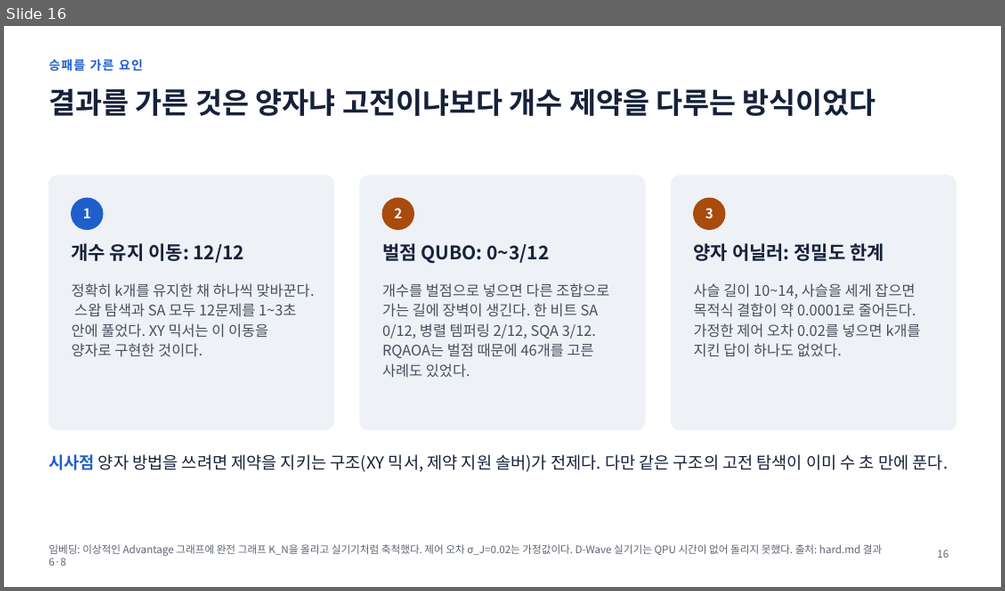
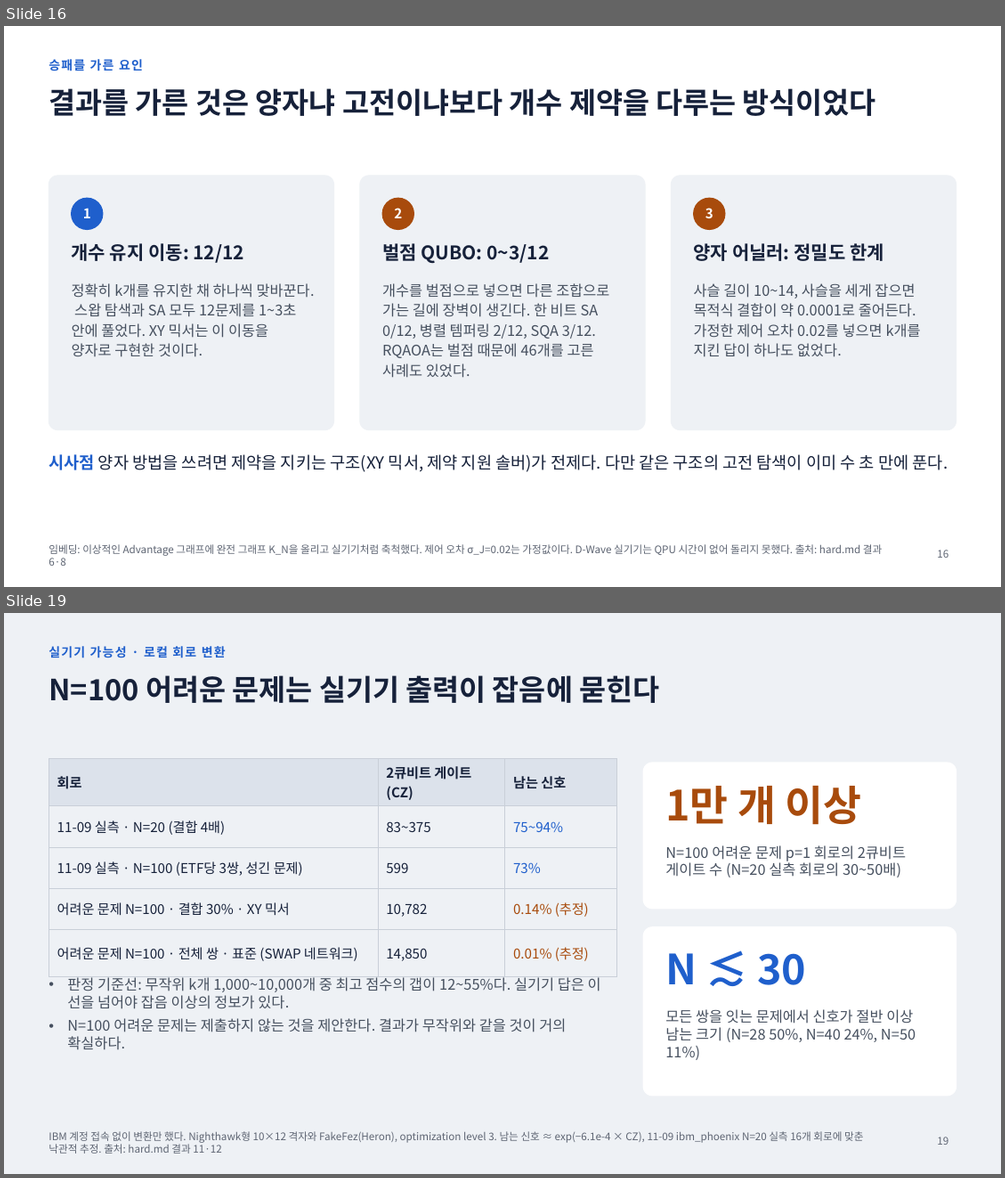
Before and after one commit to 202155570/norma-qaoa, a slide deck: docs/qaoa_achievements_2026-11-19.pptx. Shown one above the other, each under a label of ours: slide 16 before the commit, slides 16 and 19 after it; the slides between them are not shown. The pictures are 1005x591 and 1005x1178 pixels, drawn with LibreOffice and Linux fonts; fonts in the diff are those of the drawing. Boxes give left, top, right and bottom in pixels: in the first picture for what was removed or moved away, otherwise in the second. Text is boxed around its words. In the diff, an @@ line names an element or a change of style, - is before the commit and + after.

```diff
--- a/docs/qaoa_achievements_2026-11-19.pptx
+++ b/docs/qaoa_achievements_2026-11-19.pptx
@@ slide 19 added at [4,613,1001,1174], background #EEF1F5 @@
@@ text added at [48,646,226,658], 12 pt, text #1F5FCC, bold @@
+실기기 가능성 · 로컬 회로 변환
@@ title added at [48,675,659,703], 28 pt, text #16213A, bold @@
+N=100 어려운 문제는 실기기 출력이 잡음에 묻힌다
@@ table added at [48,759,617,965], 5 rows, 3 columns @@
+회로 | 2큐비트 게이트 (CZ) | 남는 신호
+11-09 실측 · N=20 (결합 4배) | 83~375 | 75~94%
+11-09 실측 · N=100 (ETF당 3쌍, 성긴 문제) | 599 | 73%
+어려운 문제 N=100 · 결합 30% · XY 믹서 | 10,782 | 0.14% (추정)
+어려운 문제 N=100 · 전체 쌍 · 표준 (SWAP 네트워크) | 14,850 | 0.01% (추정)
@@ rounded rectangle added at [643,763,956,908], fill #FFFFFF, outline #FFFFFF 1 pt @@
@@ text added at [665,786,862,825], 40 pt, text #A84B0C, bold @@
+1만 개 이상
@@ text added at [665,845,906,877], 14 pt, text #46505F @@
+N=100 어려운 문제 p=1 회로의 2큐비트 게이트 수 (N=20 실측 회로의 30~50배)
@@ rounded rectangle added at [643,927,956,1095], fill #FFFFFF, outline #FFFFFF 1 pt @@
@@ text added at [665,953,806,985], 40 pt, text #1F5FCC, bold @@
+N ≲ 30
@@ text added at [67,977,601,1050], 14 pt, text #46505F @@
+• 판정 기준선: 무작위 k개 1,000~10,000개 중 최고 점수의 갭이 12~55%다. 실기기 답은 이 선을 넘어야 잡음 이상의 정보가 있다.
+• N=100 어려운 문제는 제출하지 않는 것을 제안한다. 결과가 무작위와 같을 것이 거의 확실하다.
@@ text added at [665,1009,915,1060], 14 pt, text #46505F @@
+모든 쌍을 잇는 문제에서 신호가 절반 이상 남는 크기 (N=28 50%, N=40 24%, N=50 11%)
@@ text added at [48,1131,863,1153], 10 pt, text #5E6573 @@
+IBM 계정 접속 없이 변환만 했다. Nighthawk형 10×12 격자와 FakeFez(Heron), optimization level 3. 남는 신호 ≈ exp(−6.1e-4 × CZ), 11-09 ibm_phoenix N=20 실측 16개 회로에 맞춘 낙관적 추정. 출처: hard.md 결과 11·12
@@ page number added at [937,1136,948,1144], 10 pt, text #5E6573 @@
+19
```
Also in this commit, not shown: 4 slides changed, 2 other slides added, 24 other files.
